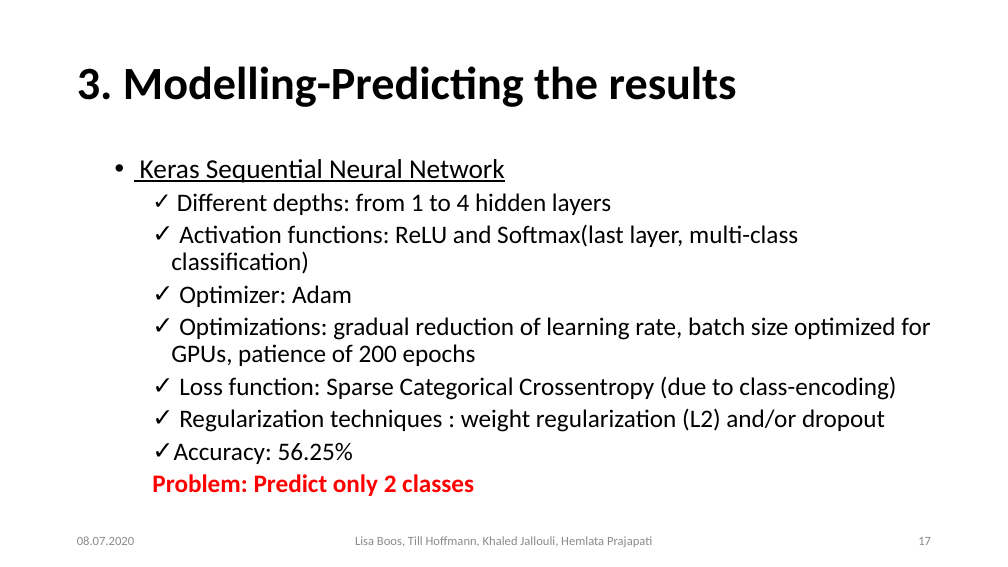
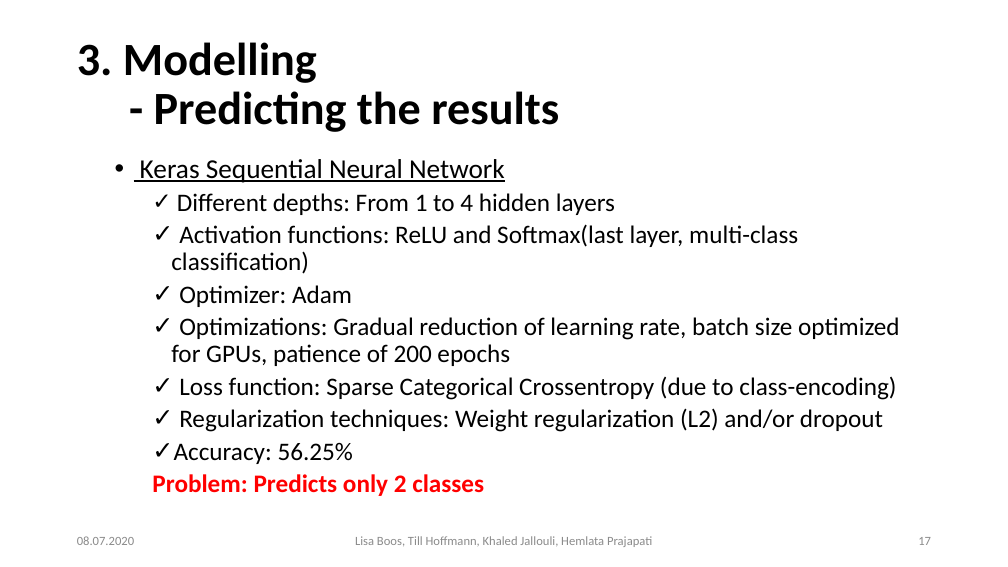
Before and after one commit to Khaledjallouli/project, a slide deck: slide 17 of Daily/sprint9/Final_Presentation_Phase_I.pptx. Drawn at 1008x567 pixels with LibreOffice and Linux fonts; fonts in the diff are those of the drawing; background and template pictures are left out. Boxes give left, top, right and bottom in pixels: in the first picture for what was removed or moved away, otherwise in the second. Text is boxed around its words. In the diff, an @@ line names an element or a change of style, - is before the commit and + after.

Commit message:
updated presentation

```diff
--- a/Daily/sprint9/Final_Presentation_Phase_I.pptx
+++ b/Daily/sprint9/Final_Presentation_Phase_I.pptx
@@ title at (77,42,559,132): spaces changed @@
-3. Modelling-Predicting the results
+3. Modelling
+- Predicting the results
@@ text at (177,193,615,215): text changed @@
-    ✓ Different depths: from 1 to 4 hidden layers
+    ✓ Different depths: From 1 to 4 hidden layers
@@ text at (171,317,900,366): text changed @@
-    ✓ Optimizations: gradual reduction of learning rate, batch size optimized for GPUs, patience of 200 epochs
+    ✓ Optimizations: Gradual reduction of learning rate, batch size optimized for GPUs, patience of 200 epochs
@@ text at (179,408,883,432): text changed @@
-    ✓ Regularization techniques : weight regularization (L2) and/or dropout
+    ✓ Regularization techniques: Weight regularization (L2) and/or dropout
@@ text at (152,474,484,496): text changed @@
-    Problem: Predict only 2 classes
+    Problem: Predicts only 2 classes
```
Also in this commit, not shown: 18 other slides changed, 2 slides added.
